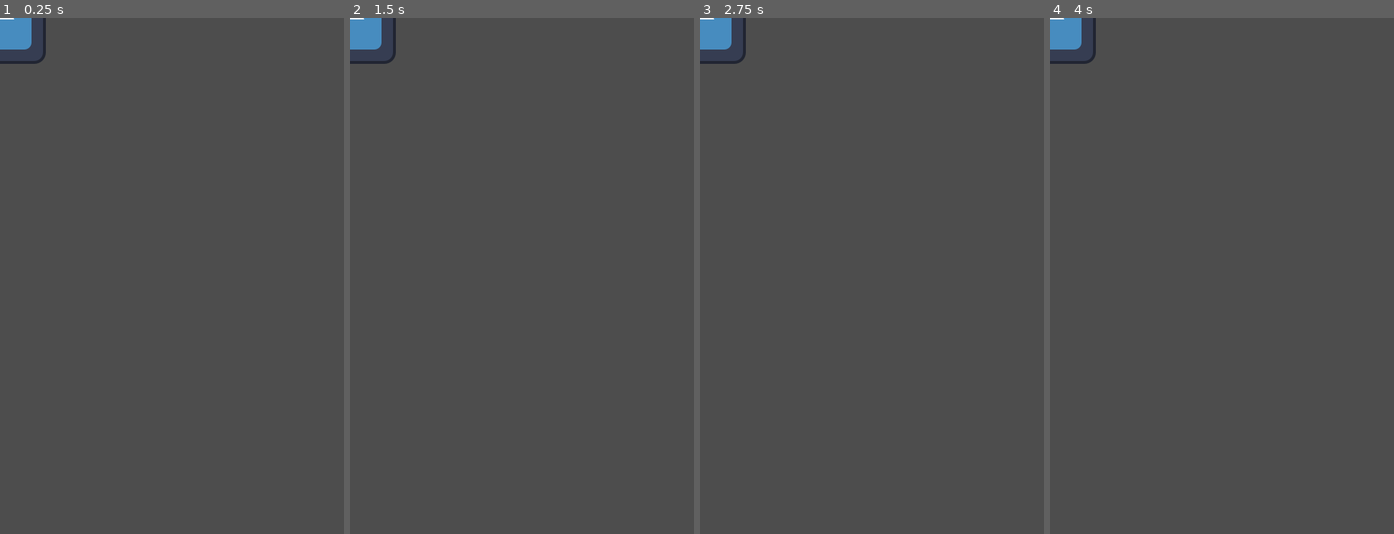
Above: before the commit, frames 1-4 (left to right).
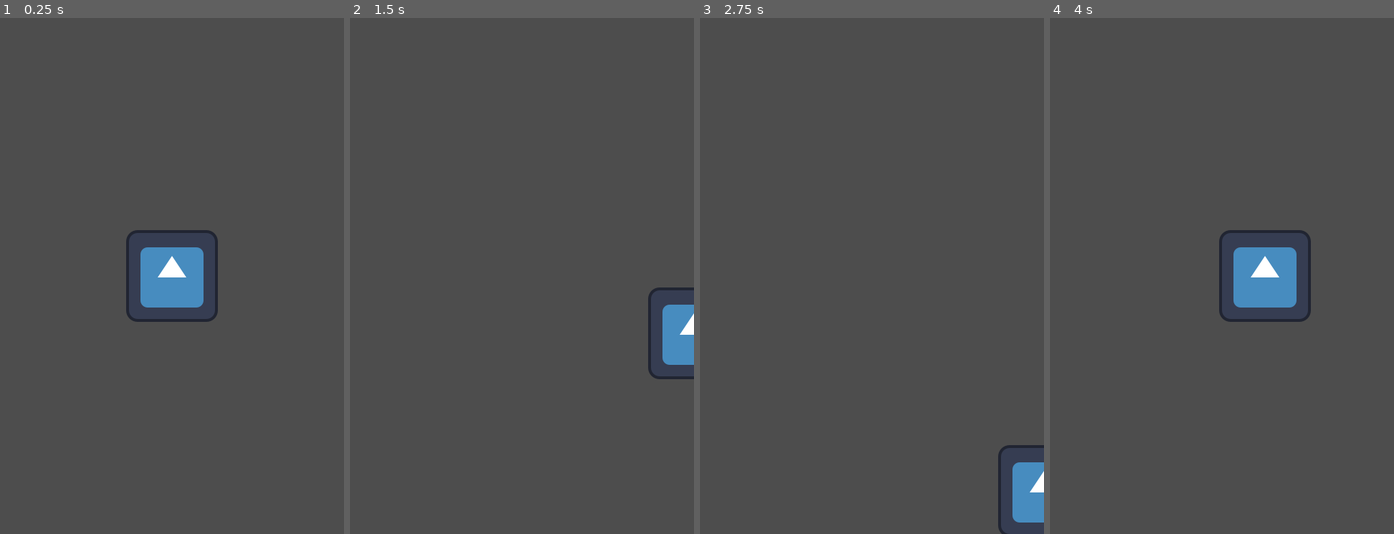
Above: after the commit, the same moments.

Repository: JoonaTeuho/Oppari
Game: Godot game, scene res://Player.tscn
The game is run twice, just before and just after one commit, with the same random seed, the same clock (stepped at 60 frames per second) and the same inputs. Before the commit the project starts from res://main_scene.tscn. The engine's default icon, where the game draws it, is replaced by a stand-in: a white triangle on a blue panel in a dark square.
Inputs:
- Up to frame 1 (0.25 s): no input
- Up to frame 2 (1.5 s): tap Enter at 0.5 s; hold D (move_right, bound only after the commit) 0.53-1.28 s; hold S (move_down, bound only after the commit) from 1.28 s (still down)
- Up to frame 3 (2.75 s): release S (move_down, bound only after the commit) at 2.03 s; hold D (move_right, bound only after the commit) from 2.03 s (still down)
- Up to frame 4 (4 s): tap Space at 2.75 s; release D (move_right, bound only after the commit) at 2.78 s; hold W (move_up, bound only after the commit) 2.78-3.53 s; hold A (move_left, bound only after the commit) from 3.53 s (still down)

The runs differ from the first frame. In frame 1, 3.4% of the frame differs, in the area x 0-64%, y 0-59%; in frame 2, 2.0%; in frame 3, 2.0%; in frame 4, 3.4%.

Commit message:
Added player.gd script
Added a script that controls the player and the game

Diff:
--- a/main_scene.tscn
+++ b/Player.tscn
@@ -1,12 +1,13 @@
-[gd_scene load_steps=4 format=3 uid="uid://dcd01sfojbb3i"]
+[gd_scene load_steps=5 format=3 uid="uid://dcd01sfojbb3i"]
 
-[ext_resource type="Texture2D" uid="uid://c44m8q60rar03" path="res://icon.svg" id="1_0f027"]
+[ext_resource type="Script" uid="uid://csvo5yltk1bu5" path="res://player.gd" id="1_kpjcp"]
+[ext_resource type="Texture2D" uid="uid://c44m8q60rar03" path="res://icon.svg" id="2_kne1u"]
 
 [sub_resource type="SpriteFrames" id="SpriteFrames_o3jxj"]
 animations = [{
 "frames": [{
 "duration": 1.0,
-"texture": ExtResource("1_0f027")
+"texture": ExtResource("2_kne1u")
 }],
 "loop": true,
 "name": &"default",
@@ -17,6 +18,8 @@
 size = Vector2(128, 128)
 
 [node name="Player" type="Area2D"]
+position = Vector2(240, 360)
+script = ExtResource("1_kpjcp")
 metadata/_edit_group_ = true
 
 [node name="AnimatedSprite2D" type="AnimatedSprite2D" parent="."]
@@ -25,3 +28,5 @@
 [node name="CollisionShape2D" type="CollisionShape2D" parent="."]
 shape = SubResource("RectangleShape2D_2c62f")
 one_way_collision_margin = 0.0
+
+[connection signal="body_shape_entered" from="." to="." method="_on_body_shape_entered"]
--- /dev/null
+++ b/player.gd
@@ -0,0 +1,34 @@
+extends Area2D
+
+@export var speed = 400 # Pelaajan liikkumisnopeus (pikseliä/s)
+var screen_size # Peliruudun koko
+
+# Tämä kutsutaan, kun solmu luodaan ensimmäistä kertaa
+func _ready() -> void:
+	screen_size = get_viewport_rect().size
+
+# Kutsutaan kerran per frame. 'delta' viittaa aikaan, joka on kulunut.
+func _process(delta):
+	var velocity = Vector2.ZERO # Pelaajan liikkumisvektori
+	if Input.is_action_pressed("move_right"):
+		velocity.x += 1
+	if Input.is_action_pressed("move_left"):
+		velocity.x -= 1
+	if Input.is_action_pressed("move_down"):
+		velocity.y += 1
+	if Input.is_action_pressed("move_up"):
+		velocity.y -= 1
+
+	if velocity.length() > 0:
+		velocity = velocity.normalized() * speed
+
+	position += velocity * delta
+	position = position.clamp(Vector2.ZERO, screen_size)
+
+signal hit
+
+func _on_body_shape_entered(body):
+	hide() # Piilottaa pelaajan hahmon osumistilanteessa
+	hit.emit()
+	# Hahmo poistetaan käytöstä, jotta osumasignaali toimii vain kerran
+	$CollisionShape2D.set_deferred("disabled", true)
--- a/project.godot
+++ b/project.godot
@@ -20,3 +20,30 @@
 window/size/viewport_width=480
 window/size/viewport_height=720
 window/stretch/mode="canvas_items"
+
+[input]
+
+move_up={
+"deadzone": 0.2,
+"events": [Object(InputEventKey,"resource_local_to_scene":false,"resource_name":"","device":0,"window_id":0,"alt_pressed":false,"shift_pressed":false,"ctrl_pressed":false,"meta_pressed":false,"pressed":false,"keycode":0,"physical_keycode":87,"key_label":0,"unicode":0,"location":0,"echo":false,"script":null)
+, Object(InputEventKey,"resource_local_to_scene":false,"resource_name":"","device":0,"window_id":0,"alt_pressed":false,"shift_pressed":false,"ctrl_pressed":false,"meta_pressed":false,"pressed":false,"keycode":0,"physical_keycode":4194320,"key_label":0,"unicode":0,"location":0,"echo":false,"script":null)
+]
+}
+move_left={
+"deadzone": 0.2,
+"events": [Object(InputEventKey,"resource_local_to_scene":false,"resource_name":"","device":0,"window_id":0,"alt_pressed":false,"shift_pressed":false,"ctrl_pressed":false,"meta_pressed":false,"pressed":false,"keycode":0,"physical_keycode":65,"key_label":0,"unicode":0,"location":0,"echo":false,"script":null)
+, Object(InputEventKey,"resource_local_to_scene":false,"resource_name":"","device":0,"window_id":0,"alt_pressed":false,"shift_pressed":false,"ctrl_pressed":false,"meta_pressed":false,"pressed":false,"keycode":0,"physical_keycode":4194319,"key_label":0,"unicode":0,"location":0,"echo":false,"script":null)
+]
+}
+move_down={
+"deadzone": 0.2,
+"events": [Object(InputEventKey,"resource_local_to_scene":false,"resource_name":"","device":0,"window_id":0,"alt_pressed":false,"shift_pressed":false,"ctrl_pressed":false,"meta_pressed":false,"pressed":false,"keycode":0,"physical_keycode":83,"key_label":0,"unicode":0,"location":0,"echo":false,"script":null)
+, Object(InputEventKey,"resource_local_to_scene":false,"resource_name":"","device":0,"window_id":0,"alt_pressed":false,"shift_pressed":false,"ctrl_pressed":false,"meta_pressed":false,"pressed":false,"keycode":0,"physical_keycode":4194322,"key_label":0,"unicode":0,"location":0,"echo":false,"script":null)
+]
+}
+move_right={
+"deadzone": 0.2,
+"events": [Object(InputEventKey,"resource_local_to_scene":false,"resource_name":"","device":0,"window_id":0,"alt_pressed":false,"shift_pressed":false,"ctrl_pressed":false,"meta_pressed":false,"pressed":false,"keycode":0,"physical_keycode":68,"key_label":0,"unicode":0,"location":0,"echo":false,"script":null)
+, Object(InputEventKey,"resource_local_to_scene":false,"resource_name":"","device":0,"window_id":0,"alt_pressed":false,"shift_pressed":false,"ctrl_pressed":false,"meta_pressed":false,"pressed":false,"keycode":0,"physical_keycode":4194321,"key_label":0,"unicode":0,"location":0,"echo":false,"script":null)
+]
+}
Not shown, added: player.gd.uid
